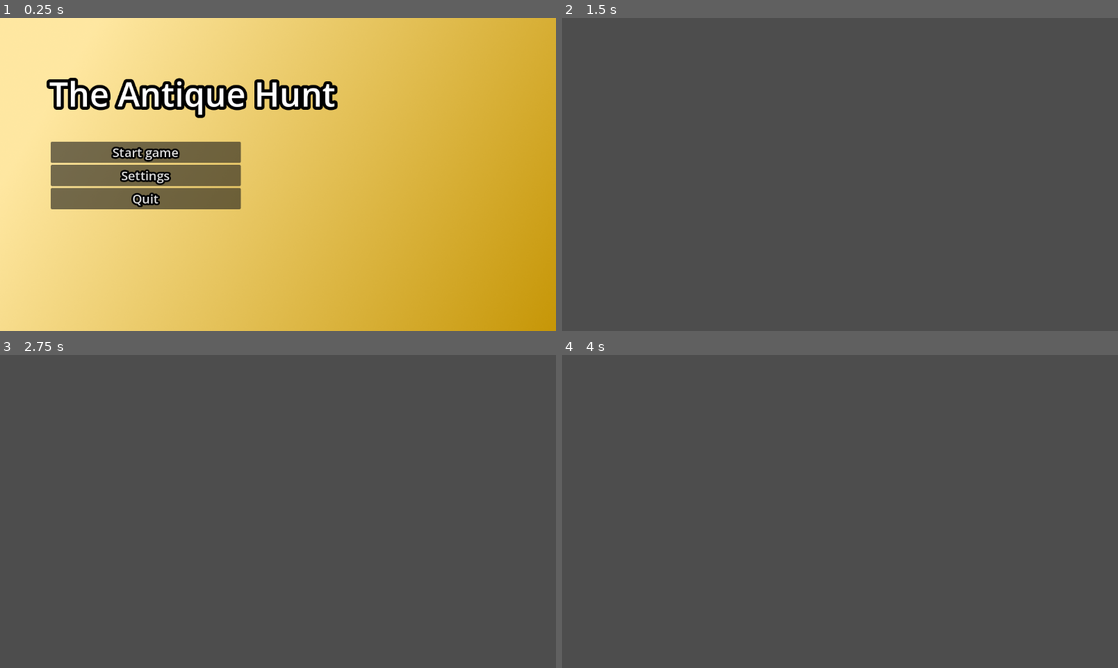
Above: before the commit, frames 1-4 (two rows, left to right).
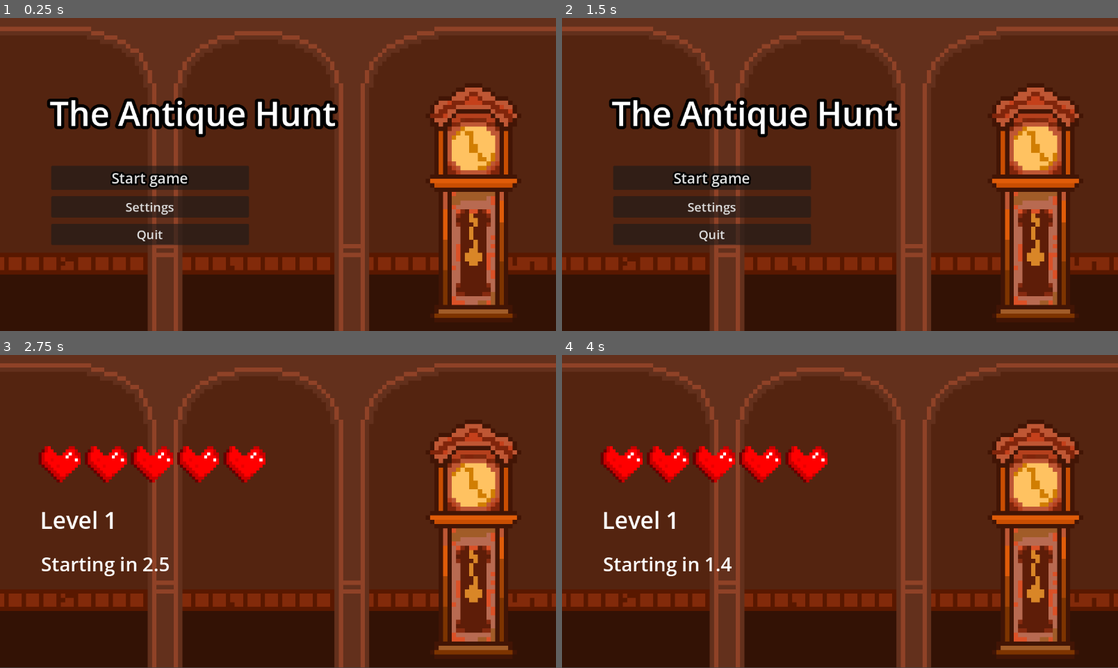
Above: after the commit, the same moments.

Repository: OldNimrod902/Week2Game
Game: Godot game, scene res://scenes/title_screen.tscn
Same seed, same stepped clock (60 frames per second), same inputs: the game is played once before the commit and once after it.
Inputs (mouse positions are in pixels of both pictures, inside the frame that each line leads up to):
- Up to frame 1 (0.25 s): no input
- Up to frame 2 (1.5 s): click "Settings" at 0.5 s; click (673, 221) at 1.25 s, where only the run after the commit has a clickable "Main Menu"
- Up to frame 3 (2.75 s): click (150, 514) at 2 s, where only the run after the commit has a clickable "Start game"
- Up to frame 4 (4 s): tap Enter (ui_accept) at 2.75, 3.02 s; move the mouse to (962, 495) at 2.77 s; hold Right (ui_right) 2.78-3.5 s; tap Alt at 2.85 s; click (962, 495) at 2.92 s; drag from (728, 527) to (812, 574) at 3.52 s

The runs differ from the first frame. In frame 1, 100% of the frame differs, in the area x 0-100%, y 0-100%; in frame 2, 100%; in frame 3, 100%; in frame 4, 100%.

Commit message:
Added assets, created new level, refined ui

Diff:
--- /dev/null
+++ b/button_1.gd
@@ -0,0 +1,6 @@
+extends TextureButton
+@onready var parent = $".."
+
+func _on_pressed() -> void: #YOU NEED TO CONNECT THIS SIGNAL FROM THE TAB NEXT TO INSPECTOR!!
+	hide()
+	parent.buttons_pressed += 1
--- /dev/null
+++ b/enemy.gd
@@ -0,0 +1,18 @@
+extends Node2D
+@onready var player: CharacterBody2D = $"../Player" # grabs the parent node
+@onready var self_area = $Area2D
+@onready var player_area = $"../Player/Area2D"
+@onready var anim = $animation
+
+# make a signal
+signal touched_enemy
+
+func _ready():
+	anim.play("walking")
+
+func _process(delta: float) -> void: # this runs EVERY FRAME!
+
+	if player_area.overlaps_area(self_area): # checks if overlapping
+		if self.visible:
+			emit_signal("touched_enemy") #signal broadcast
+			self.hide() #removed from player sight; collected
--- a/mappiece.gd
+++ b/mappiece.gd
@@ -8,6 +8,7 @@
 
 # make a signal
 signal mappiece_collected
+
 
 func _process(delta: float) -> void: # this runs EVERY FRAME!
 
--- /dev/null
+++ b/scenes/done_screen.tscn
@@ -0,0 +1,33 @@
+[gd_scene format=3 uid="uid://c8hqd8nmyl1yb"]
+
+[ext_resource type="Texture2D" uid="uid://dpby4yvjnabg4" path="res://assets/background.png" id="1_mioa6"]
+
+[node name="done_screen" type="Node2D" unique_id=461110403]
+
+[node name="Background" type="TextureRect" parent="." unique_id=1741585933]
+offset_right = 1920.0
+offset_bottom = 1080.0
+scale = Vector2(0.5999985, 0.60000694)
+texture = ExtResource("1_mioa6")
+
+[node name="Title" type="RichTextLabel" parent="." unique_id=1992180714]
+clip_contents = false
+offset_left = 102.0
+offset_top = 109.0
+offset_right = 1093.0375
+offset_bottom = 303.5105
+scale = Vector2(0.64477885, 0.64263874)
+theme_override_constants/outline_size = 40
+theme_override_font_sizes/normal_font_size = 108
+text = "The hunt is over!"
+
+[node name="Subtitle" type="RichTextLabel" parent="." unique_id=583706440]
+clip_contents = false
+offset_left = 102.0
+offset_top = 210.00002
+offset_right = 1093.0375
+offset_bottom = 404.5105
+scale = Vector2(0.64477885, 0.64263874)
+theme_override_constants/outline_size = 3
+theme_override_font_sizes/normal_font_size = 48
+text = "You found the Antique Watch!"
--- a/scenes/level_scene.tscn
+++ b/scenes/level_scene.tscn
@@ -19,7 +19,8 @@
 offset_top = 184.0
 offset_right = 1146.0
 offset_bottom = 394.0
-scale = Vector2(0.4958393, 0.5168259)
+scale = Vector2(0.4158402, 0.4158047)
+theme_override_constants/separation = 20
 
 [node name="Heart" type="TextureRect" parent="HeartContainer" unique_id=1373908474]
 layout_mode = 2
@@ -43,19 +44,19 @@
 
 [node name="Level" type="RichTextLabel" parent="." unique_id=26259005]
 clip_contents = false
-offset_left = 92.0
-offset_top = 365.0
-offset_right = 322.0
-offset_bottom = 446.0
-theme_override_colors/default_color = Color(0, 0, 0, 1)
+offset_left = 83.0
+offset_top = 309.0
+offset_right = 313.0
+offset_bottom = 390.0
+theme_override_colors/default_color = Color(1, 1, 1, 1)
 theme_override_font_sizes/normal_font_size = 48
 text = "Level #"
 
 [node name="Timer" type="RichTextLabel" parent="." unique_id=1051152969]
-offset_left = 94.0
-offset_top = 462.0
-offset_right = 324.0
-offset_bottom = 583.0
-theme_override_colors/default_color = Color(0, 0, 0, 1)
-theme_override_font_sizes/normal_font_size = 48
-text = "0.0"
+offset_left = 85.0
+offset_top = 406.0
+offset_right = 388.0
+offset_bottom = 527.0
+theme_override_colors/default_color = Color(1, 1, 1, 1)
+theme_override_font_sizes/normal_font_size = 40
+text = "Starting in 0.0"
--- a/scenes/minigame_1.tscn
+++ b/scenes/minigame_1.tscn
@@ -12,35 +12,11 @@
 
 [sub_resource type="Animation" id="Animation_v5ebm"]
 length = 0.001
-tracks/0/type = "value"
-tracks/0/imported = false
-tracks/0/enabled = true
-tracks/0/path = NodePath("MapPiece1/MapPiece:position")
-tracks/0/interp = 1
-tracks/0/loop_wrap = true
-tracks/0/keys = {
-"times": PackedFloat32Array(0),
-"transitions": PackedFloat32Array(1),
-"update": 0,
-"values": [Vector2(628, 457)]
-}
 
 [sub_resource type="Animation" id="Animation_fa05o"]
 resource_name = "floating"
-length = 1.0333333
+length = 1.1333333
 loop_mode = 2
-tracks/0/type = "value"
-tracks/0/imported = false
-tracks/0/enabled = true
-tracks/0/path = NodePath("MapPiece1/MapPiece:position")
-tracks/0/interp = 2
-tracks/0/loop_wrap = true
-tracks/0/keys = {
-"times": PackedFloat32Array(0, 1),
-"transitions": PackedFloat32Array(1, 1),
-"update": 0,
-"values": [Vector2(628, 457), Vector2(627, 429)]
-}
 
 [sub_resource type="AnimationLibrary" id="AnimationLibrary_j1cg4"]
 _data = {
@@ -63,17 +39,46 @@
 offset_bottom = 1080.0
 scale = Vector2(0.6000017, 0.60001403)
 texture = ExtResource("1_tk6fs")
+metadata/_edit_use_anchors_ = true
 
 [node name="Platform1" type="StaticBody2D" parent="." unique_id=978379838]
 position = Vector2(-25, 561.00006)
-scale = Vector2(30.119997, 2.799999)
+scale = Vector2(24.519997, 2.799999)
 
 [node name="ColorRect" type="ColorRect" parent="Platform1" unique_id=1454879558]
 offset_right = 40.0
 offset_bottom = 40.0
 color = Color(2.4065375e-08, 0.5828688, 0.20470807, 1)
+metadata/_edit_use_anchors_ = true
 
 [node name="CollisionShape2D" type="CollisionShape2D" parent="Platform1" unique_id=222823891]
+position = Vector2(20, 20)
+shape = SubResource("RectangleShape2D_x1h7o")
+
+[node name="Platform5" type="StaticBody2D" parent="." unique_id=2004481949]
+position = Vector2(-76, -20)
+scale = Vector2(1.5999211, 15.889328)
+
+[node name="ColorRect" type="ColorRect" parent="Platform5" unique_id=828569176]
+offset_right = 40.0
+offset_bottom = 40.0
+color = Color(2.4065375e-08, 0.5828688, 0.20470807, 1)
+metadata/_edit_use_anchors_ = true
+
+[node name="CollisionShape2D" type="CollisionShape2D" parent="Platform5" unique_id=336109276]
+position = Vector2(20, 20)
+shape = SubResource("RectangleShape2D_x1h7o")
+
+[node name="Platform6" type="StaticBody2D" parent="." unique_id=214578965]
+position = Vector2(1166, -41)
+scale = Vector2(1.5999211, 15.889328)
+
+[node name="ColorRect" type="ColorRect" parent="Platform6" unique_id=1118573104]
+offset_right = 40.0
+offset_bottom = 40.0
+color = Color(2.4065375e-08, 0.5828688, 0.20470807, 1)
+
+[node name="CollisionShape2D" type="CollisionShape2D" parent="Platform6" unique_id=1286797877]
 position = Vector2(20, 20)
 shape = SubResource("RectangleShape2D_x1h7o")
 
@@ -126,7 +131,7 @@
 offset_left = 628.0
 offset_top = 457.0
 offset_right = 724.0
-offset_bottom = 553.0
+offset_bottom = 553.0008
 texture = ExtResource("3_lmjug")
 
 [node name="animation" type="AnimationPlayer" parent="MapPiece1" unique_id=1878136762]
--- /dev/null
+++ b/scenes/minigame_2.gd
@@ -0,0 +1,23 @@
+extends Node2D
+@onready var themed_timer: Node2D = $timer
+
+var buttons_pressed := 0
+var timer_end = false
+
+func _ready() -> void:
+	await themed_timer.Timer(7.0)
+	#after this is completed...
+	timer_end = true
+
+
+func _process(delta: float) -> void:
+	if buttons_pressed == 4:
+		if Global.minigames_done > 3:
+			get_tree().change_scene_to_file("res://scenes/done_screen.tscn")
+		else:
+			get_tree().change_scene_to_file("res://scenes/level_scene.tscn")
+
+	if timer_end:
+		Global.lives -= 1
+		Global.minigames_done -=1
+		get_tree().change_scene_to_file("res://scenes/level_scene.tscn")
--- /dev/null
+++ b/scenes/minigame_2.tscn
@@ -0,0 +1,66 @@
+[gd_scene format=3 uid="uid://cc4gjl7kylvij"]
+
+[ext_resource type="Script" uid="uid://dsuhetg7vao7w" path="res://scenes/minigame_2.gd" id="1_eachr"]
+[ext_resource type="Texture2D" uid="uid://dlj06a5w76djm" path="res://assets/level2_background.png" id="2_6tcq3"]
+[ext_resource type="Texture2D" uid="uid://cml31hqd0jcws" path="res://assets/apple.png" id="3_6co8m"]
+[ext_resource type="Script" uid="uid://pvfmmj8ajo2m" path="res://button_1.gd" id="4_tbdge"]
+[ext_resource type="Texture2D" uid="uid://cd1wq6aj5ojjp" path="res://assets/coin.png" id="5_my5wa"]
+[ext_resource type="Texture2D" uid="uid://bhfyi3fwwl2sw" path="res://assets/paper.png" id="6_r0kah"]
+[ext_resource type="PackedScene" uid="uid://b25o8x3abyrg3" path="res://scenes/timer.tscn" id="7_q3ivc"]
+
+[node name="minigame_2" type="Node2D" unique_id=576456243]
+script = ExtResource("1_eachr")
+
+[node name="ScrollingBackground" type="Parallax2D" parent="." unique_id=1015553579]
+repeat_size = Vector2(1000, 0)
+
+[node name="Background" type="TextureRect" parent="ScrollingBackground" unique_id=1212352070]
+offset_right = 1920.0
+offset_bottom = 1080.0
+scale = Vector2(0.6000017, 0.60001403)
+texture = ExtResource("2_6tcq3")
+metadata/_edit_use_anchors_ = true
+
+[node name="Button_1" type="TextureButton" parent="." unique_id=2032611680]
+offset_left = 159.0
+offset_top = 168.0
+offset_right = 319.0
+offset_bottom = 328.0
+scale = Vector2(0.68, 0.68)
+texture_normal = ExtResource("3_6co8m")
+script = ExtResource("4_tbdge")
+
+[node name="Button_2" type="TextureButton" parent="." unique_id=1752442711]
+offset_left = 508.99997
+offset_top = 367.99997
+offset_right = 669.0
+offset_bottom = 528.0
+scale = Vector2(0.68, 0.68)
+texture_normal = ExtResource("5_my5wa")
+script = ExtResource("4_tbdge")
+
+[node name="Button_3" type="TextureButton" parent="." unique_id=278610887]
+offset_left = 869.0
+offset_top = 79.00003
+offset_right = 1029.0
+offset_bottom = 239.00006
+scale = Vector2(0.68, 0.68)
+texture_normal = ExtResource("3_6co8m")
+script = ExtResource("4_tbdge")
+
+[node name="Button_4" type="TextureButton" parent="." unique_id=1385736603]
+offset_left = 548.0001
+offset_top = 116.0
+offset_right = 708.0001
+offset_bottom = 276.00003
+scale = Vector2(0.68, 0.68)
+texture_normal = ExtResource("6_r0kah")
+script = ExtResource("4_tbdge")
+
+[node name="timer" parent="." unique_id=2075219886 instance=ExtResource("7_q3ivc")]
+position = Vector2(1053, 37)
+
+[connection signal="pressed" from="Button_1" to="Button_1" method="_on_pressed"]
+[connection signal="pressed" from="Button_2" to="Button_2" method="_on_pressed"]
+[connection signal="pressed" from="Button_3" to="Button_3" method="_on_pressed"]
+[connection signal="pressed" from="Button_4" to="Button_4" method="_on_pressed"]
--- /dev/null
+++ b/scenes/minigame_3.gd
@@ -0,0 +1,39 @@
+extends Node2D
+@onready var themed_timer: Node2D = $timer
+# ^^^ You dragged this in the scene by the way
+
+
+
+var piece_collected = 0 # just keeping track of garlic collected
+var timer_end = false # boolean (true or false) stating whether the timer ended
+
+func _ready() -> void:
+
+
+	await themed_timer.Timer(20.0) #accessing a function from this node
+	#after this is compeleted...
+	timer_end = true # now we're saying "oh ye you ran out of time"
+
+func _process(delta: float) -> void: # running every frame brochacho
+
+	if piece_collected == 3: # the double equals is just an argument asking if it's the same, with "=" it'll give an error
+		if Global.minigames_done > 3: # we access a global script and see how many minigames have been compeleted
+			get_tree().change_scene_to_file("res://scenes/done_screen.tscn") # change current play scene into another, but you make your own finish screen in a later challenge, dont worry abt this rn
+		else:
+			get_tree().change_scene_to_file("res://scenes/level_scene.tscn") # go back to the intermission scene
+
+	if timer_end: # if the timer does end...
+		Global.minigames_done -=1 #go back a minigame
+		Global.lives -= 1 # lose ur lives
+		get_tree().change_scene_to_file("res://scenes/level_scene.tscn") # back to intermission
+
+
+func piece_collect() -> void: # cool function that you connect to those pieces
+	piece_collected = piece_collected +1
+	return
+
+
+func _on_enemy_1_touched_enemy() -> void:
+	Global.minigames_done -=1
+	Global.lives -= 1
+	get_tree().change_scene_to_file("res://scenes/level_scene.tscn")
--- /dev/null
+++ b/scenes/minigame_3.tscn
@@ -0,0 +1,145 @@
+[gd_scene format=3 uid="uid://c32ksfki7qaji"]
+
+[ext_resource type="Texture2D" uid="uid://dydpv08tkxdh5" path="res://assets/level1_background.png" id="1_vhxdv"]
+[ext_resource type="Script" uid="uid://ba7dpj7ub4nj7" path="res://scenes/minigame_3.gd" id="1_yiing"]
+[ext_resource type="Texture2D" uid="uid://8ktnibtvbbx5" path="res://assets/overlay_background.png" id="2_4c0c6"]
+[ext_resource type="PackedScene" uid="uid://b25o8x3abyrg3" path="res://scenes/timer.tscn" id="4_nuwo7"]
+[ext_resource type="PackedScene" uid="uid://c1l11qjc2nvyp" path="res://scenes/player.tscn" id="5_nuwo7"]
+[ext_resource type="Script" uid="uid://du3mrunqgb2ei" path="res://enemy.gd" id="6_knknf"]
+[ext_resource type="Texture2D" uid="uid://dvxjjm2c4tjay" path="res://assets/enemy.png" id="6_rguwe"]
+
+[sub_resource type="RectangleShape2D" id="RectangleShape2D_yiing"]
+size = Vector2(40, 40)
+
+[sub_resource type="CircleShape2D" id="CircleShape2D_knknf"]
+radius = 55.0
+
+[sub_resource type="Animation" id="Animation_knknf"]
+length = 0.001
+tracks/0/type = "value"
+tracks/0/imported = false
+tracks/0/enabled = true
+tracks/0/path = NodePath(".:position")
+tracks/0/interp = 1
+tracks/0/loop_wrap = true
+tracks/0/keys = {
+"times": PackedFloat32Array(0),
+"transitions": PackedFloat32Array(1),
+"update": 0,
+"values": [Vector2(1000, 517)]
+}
+
+[sub_resource type="Animation" id="Animation_ybnx4"]
+resource_name = "walking"
+length = 4.3333335
+loop_mode = 2
+tracks/0/type = "value"
+tracks/0/imported = false
+tracks/0/enabled = true
+tracks/0/path = NodePath(".:position")
+tracks/0/interp = 1
+tracks/0/loop_wrap = true
+tracks/0/keys = {
+"times": PackedFloat32Array(0, 4),
+"transitions": PackedFloat32Array(1, 1),
+"update": 0,
+"values": [Vector2(1000, 517), Vector2(589, 514)]
+}
+
+[sub_resource type="AnimationLibrary" id="AnimationLibrary_w3p2l"]
+_data = {
+&"RESET": SubResource("Animation_knknf"),
+&"walking": SubResource("Animation_ybnx4")
+}
+
+[node name="minigame_3" type="Node2D" unique_id=1668255734]
+script = ExtResource("1_yiing")
+
+[node name="ScrollingBackground" type="Parallax2D" parent="." unique_id=1179922297]
+repeat_size = Vector2(1000, 0)
+autoscroll = Vector2(10, 0)
+
+[node name="Background" type="TextureRect" parent="ScrollingBackground" unique_id=1562765283]
+offset_right = 1920.0
+offset_bottom = 1080.0
+scale = Vector2(0.6000017, 0.60001403)
+texture = ExtResource("1_vhxdv")
+metadata/_edit_use_anchors_ = true
+
+[node name="nature" type="TextureRect" parent="." unique_id=276193811]
+offset_top = -37.0
+offset_right = 1920.0
+offset_bottom = 1043.0
+scale = Vector2(0.6000017, 0.60001403)
+texture = ExtResource("2_4c0c6")
+metadata/_edit_use_anchors_ = true
+
+[node name="ground" type="StaticBody2D" parent="." unique_id=110860143]
+position = Vector2(-25, 561.00006)
+scale = Vector2(31.319996, 2.799999)
+
+[node name="ColorRect" type="ColorRect" parent="ground" unique_id=240531956]
+offset_right = 40.0
+offset_bottom = 40.0
+color = Color(2.4065375e-08, 0.5828688, 0.20470807, 1)
+metadata/_edit_use_anchors_ = true
+
+[node name="CollisionShape2D" type="CollisionShape2D" parent="ground" unique_id=652030004]
+position = Vector2(20, 20)
+shape = SubResource("RectangleShape2D_yiing")
+
+[node name="wall1" type="StaticBody2D" parent="." unique_id=1898164543]
+position = Vector2(-76, -20)
+scale = Vector2(1.5999211, 15.889328)
+
+[node name="ColorRect" type="ColorRect" parent="wall1" unique_id=487063815]
+offset_right = 40.0
+offset_bottom = 40.0
+color = Color(2.4065375e-08, 0.5828688, 0.20470807, 1)
+metadata/_edit_use_anchors_ = true
+
+[node name="CollisionShape2D" type="CollisionShape2D" parent="wall1" unique_id=1130929341]
+position = Vector2(20, 20)
+shape = SubResource("RectangleShape2D_yiing")
+
+[node name="wall2" type="StaticBody2D" parent="." unique_id=1538521970]
+position = Vector2(1166, -41)
+scale = Vector2(1.5999211, 15.889328)
+
+[node name="ColorRect" type="ColorRect" parent="wall2" unique_id=1591024735]
+offset_right = 40.0
+offset_bottom = 40.0
+color = Color(2.4065375e-08, 0.5828688, 0.20470807, 1)
+
+[node name="CollisionShape2D" type="CollisionShape2D" parent="wall2" unique_id=1076934897]
+position = Vector2(20, 20)
+shape = SubResource("RectangleShape2D_yiing")
+
+[node name="timer" parent="." unique_id=2075219886 instance=ExtResource("4_nuwo7")]
+position = Vector2(57, 45)
+
+[node name="Player" parent="." unique_id=599305279 instance=ExtResource("5_nuwo7")]
+position = Vector2(130, 478)
+
+[node name="enemy1" type="Node2D" parent="." unique_id=31227839]
+position = Vector2(1000, 517)
+script = ExtResource("6_knknf")
+
+[node name="enemypic" type="TextureRect" parent="enemy1" unique_id=490953648]
+offset_left = -58.0
+offset_top = -53.0
+offset_right = 38.0
+offset_bottom = 43.0
+texture = ExtResource("6_rguwe")
+
+[node name="Area2D" type="Area2D" parent="enemy1" unique_id=1282082440]
+position = Vector2(-2, 1)
+
+[node name="CollisionShape2D" type="CollisionShape2D" parent="enemy1/Area2D" unique_id=1927403094]
+position = Vector2(-1, -1)
+shape = SubResource("CircleShape2D_knknf")
+
+[node name="animation" type="AnimationPlayer" parent="enemy1" unique_id=1581275884]
+libraries/ = SubResource("AnimationLibrary_w3p2l")
+
+[connection signal="touched_enemy" from="enemy1" to="." method="_on_enemy_1_touched_enemy"]
--- /dev/null
+++ b/scenes/settings_screen.gd
@@ -0,0 +1,15 @@
+extends Node2D
+
+
+# Called when the node enters the scene tree for the first time.
+func _ready() -> void:
+	pass # Replace with function body.
+
+
+# Called every frame. 'delta' is the elapsed time since the previous frame.
+func _process(delta: float) -> void:
+	pass
+
+
+func _on_back_button_pressed() -> void:
+	get_tree().change_scene_to_file("res://scenes/title_screen.tscn")
--- a/scenes/settings_screen.tscn
+++ b/scenes/settings_screen.tscn
@@ -1,3 +1,45 @@
 [gd_scene format=3 uid="uid://fm6w57kvag77"]
 
+[ext_resource type="Script" uid="uid://bdb5y3hjt1am1" path="res://scenes/settings_screen.gd" id="1_assm4"]
+[ext_resource type="Texture2D" uid="uid://dpby4yvjnabg4" path="res://assets/background.png" id="2_qrqa7"]
+
 [node name="settings_screen" type="Node2D" unique_id=1599589894]
+script = ExtResource("1_assm4")
+
+[node name="Background" type="TextureRect" parent="." unique_id=1958398859]
+offset_right = 1920.0
+offset_bottom = 1080.0
+scale = Vector2(0.5999985, 0.60000694)
+texture = ExtResource("2_qrqa7")
+
+[node name="Title" type="RichTextLabel" parent="." unique_id=172135841]
+clip_contents = false
+offset_left = 103.00001
+offset_top = 149.0
+offset_right = 1094.0375
+offset_bottom = 343.5105
+scale = Vector2(0.64477885, 0.64263874)
+theme_override_constants/outline_size = 40
+theme_override_font_sizes/normal_font_size = 108
+text = "Settings"
+
+[node name="Title2" type="RichTextLabel" parent="." unique_id=1268260688]
+clip_contents = false
+offset_left = 103.00001
+offset_top = 269.0
+offset_right = 1094.0375
+offset_bottom = 463.5105
+scale = Vector2(0.64477885, 0.64263874)
+theme_override_constants/outline_size = 15
+theme_override_font_sizes/normal_font_size = 36
+text = "Nothing to see here yet"
+
+[node name="BackButton" type="Button" parent="." unique_id=2019084578]
+offset_left = 105.0
+offset_top = 385.0
+offset_right = 362.0
+offset_bottom = 456.0
+theme_override_font_sizes/font_size = 26
+text = "Main Menu"
+
+[connection signal="pressed" from="BackButton" to="." method="_on_back_button_pressed"]
--- a/scenes/timer.tscn
+++ b/scenes/timer.tscn
@@ -6,5 +6,8 @@
 script = ExtResource("1_srplv")
 
 [node name="timer" type="RichTextLabel" parent="." unique_id=1164632770]
-offset_right = 40.0
-offset_bottom = 40.0
+offset_right = 146.0
+offset_bottom = 76.0
+theme_override_constants/outline_size = 7
+theme_override_font_sizes/normal_font_size = 24
+text = "0"
--- a/scenes/timer_screen.gd
+++ b/scenes/timer_screen.gd
@@ -11,19 +11,14 @@
 var time
 
 func _ready() -> void:
-	await Timer(3.0) # using the function created
+	await Timer(3.0)
 
-	if Global.minigames_done < 3: # if you havent completed 3 minigames yet
+	if Global.minigames_done < 3:
 		Global.minigames_done = Global.minigames_done +1
-		get_tree().change_scene_to_file("res://scenes/minigame_" + str(Global.minigames_done) + ".tscn") # changes your scene by arranging this frankenstein path.
-# Above, your script is being told to go to the next minigame. If the
-# current minigame is Level 1, then you would be on minigame 1. If you
-# complete that level, you have the minigames_done add one, and then you
-# look for the scene titled `minigame_` and then whatever minigame number
-# should be next. Make sure you name your minigame saves appropriately.
+		get_tree().change_scene_to_file("res://scenes/minigame_" + str(Global.minigames_done) + ".tscn")
 
 	else:
-		get_tree().change_scene_to_file("res://scenes/title_screen.tscn") # changes your scene
+		get_tree().change_scene_to_file("res://scenes/title_screen.tscn")
 
 
 func _process(delta: float) -> void: #hides lost hearts
@@ -45,22 +40,18 @@
 		0:
 			heart_container.hide()
 
-	timer.text = str(time) # make ths text reflect the value of the time variable. this makes names easier. the str() converts the int to a String
-	level.text = "Level " + str(Global.minigames_done) # this tells you want minigame you're on using concatenation (google the word yo)
+	timer.text = "Starting in " + str(time)
+	level.text = "Level " + str(Global.minigames_done+1)
 
-func Timer(start_time: float): # making a new function for timer countdown!
-	# we want the timer to go down, and when it reaches 0 it transitions
-	# to the next scene!
+func Timer(start_time: float):
 
-	time = start_time # make the timer, which is reflected through the timer text, start at your desired number
+	time = start_time
 
-	while time > 0.0: # run if timer hasnt reached 0
-		await wait(0.1) # asks script to wait on this function. the 'wait' name for the function does nothing here, as await is just telling the scrpit to wait for the function to complete before progressing
-		time -= 0.1 # remove 0.1
-		# progressively get the value smaller and smaller
+	while time > 0.0:
+		await wait(0.1)
+		time -= 0.1
 
-	#when timer reaches 0
 	return
 
-func wait(seconds: float) -> void: # write this simple function out for wait!
-	await get_tree().create_timer(seconds).timeout # makes u wait, dw abt this being complex '''
+func wait(seconds: float) -> void:
+	await get_tree().create_timer(seconds).timeout
--- a/scenes/title_screen.tscn
+++ b/scenes/title_screen.tscn
@@ -14,36 +14,35 @@
 
 [node name="Title" type="RichTextLabel" parent="." unique_id=229028707]
 clip_contents = false
-offset_left = 102.0
-offset_top = 109.0
-offset_right = 1093.0375
-offset_bottom = 303.5105
+offset_left = 103.00001
+offset_top = 149.0
+offset_right = 1094.0375
+offset_bottom = 343.5105
 scale = Vector2(0.64477885, 0.64263874)
 theme_override_constants/outline_size = 40
 theme_override_font_sizes/normal_font_size = 108
 text = "The Antique Hunt"
 
 [node name="VBoxContainer" type="VBoxContainer" parent="." unique_id=1810089415]
-offset_left = 105.0
-offset_top = 256.0
-offset_right = 499.0
-offset_bottom = 510.0
+offset_left = 106.0
+offset_top = 306.0
+offset_right = 516.0
+offset_bottom = 551.0
+theme_override_constants/separation = 13
 
 [node name="Start" type="Button" parent="VBoxContainer" unique_id=383823823]
 layout_mode = 2
 theme_override_constants/outline_size = 14
-theme_override_font_sizes/font_size = 26
+theme_override_font_sizes/font_size = 30
 text = "Start game"
 
 [node name="Settings" type="Button" parent="VBoxContainer" unique_id=812819598]
 layout_mode = 2
-theme_override_constants/outline_size = 14
 theme_override_font_sizes/font_size = 26
 text = "Settings"
 
 [node name="Quit" type="Button" parent="VBoxContainer" unique_id=297982037]
 layout_mode = 2
-theme_override_constants/outline_size = 14
 theme_override_font_sizes/font_size = 26
 text = "Quit"
 
Binary file added: assets/apple.png
Not shown, added: assets/apple.png.import
Binary file changed: assets/background.png
Binary file added: assets/coin.png
Not shown, added: assets/coin.png.import
Binary file added: assets/enemy.png
Not shown, added: assets/enemy.png.import
Binary file added: assets/level2_background.png
Not shown, added: assets/level2_background.png.import
Binary file added: assets/overlay_background.png
Not shown, added: assets/overlay_background.png.import
Binary file added: assets/paper.png
(and 6 more such lines)
